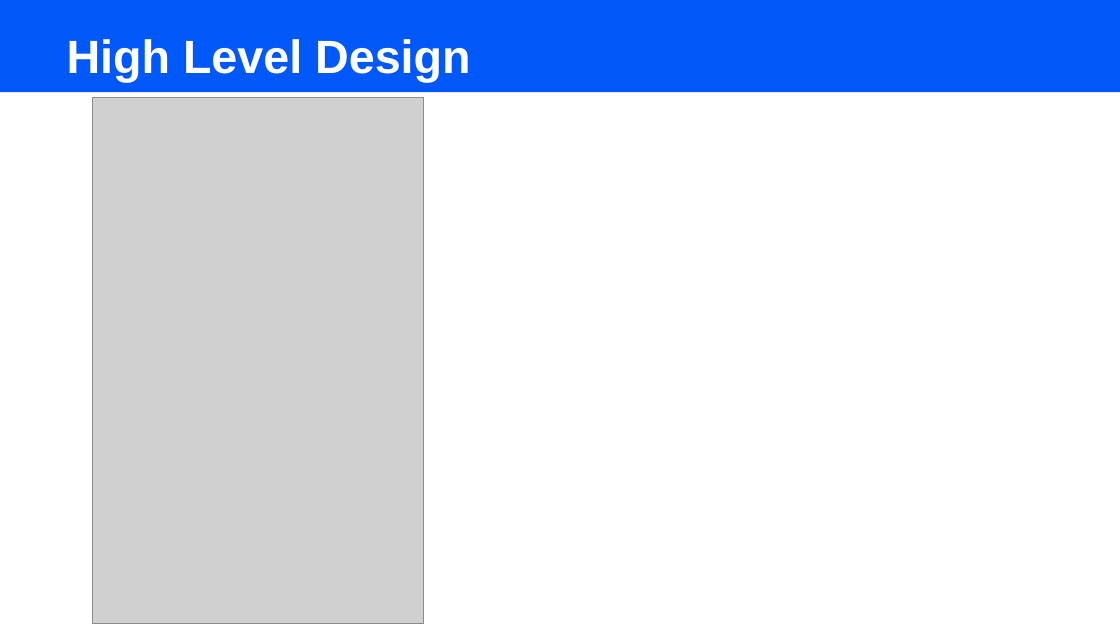
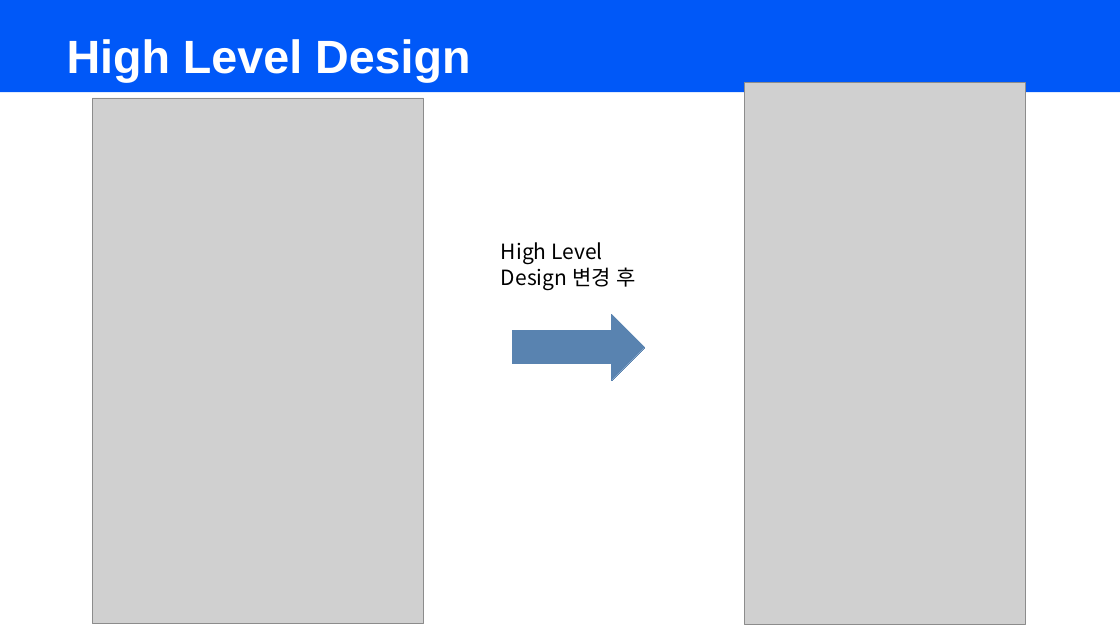
Before and after one commit to BrotherHwan/Final_project, a slide deck: slide 10 of cp_and_mv_ver1.0/cp&mv(final_project).pptx. Drawn at 1120x630 pixels with LibreOffice and Linux fonts; fonts in the diff are those of the drawing; grey boxes stand for pictures; background and template pictures are left out. Boxes give left, top, right and bottom in pixels: in the first picture for what was removed or moved away, otherwise in the second. Text is boxed around its words. In the diff, an @@ line names an element or a change of style, - is before the commit and + after.

Commit message:
발표 자료 변경

```diff
--- a/cp_and_mv_ver1.0/cp&mv(final_project).pptx
+++ b/cp_and_mv_ver1.0/cp&mv(final_project).pptx
@@ picture added at <box>744,82,1026,624</box> @@
@@ text added at <box>501,242,636,290</box>, 18 pt, text #000000 @@
+High Level Design 변경 후
@@ freeform shape added at <box>513,314,644,381</box>, fill #5983B0, outline #5983B0 0 pt @@
```
Also in this commit, not shown: 6 other slides changed.
